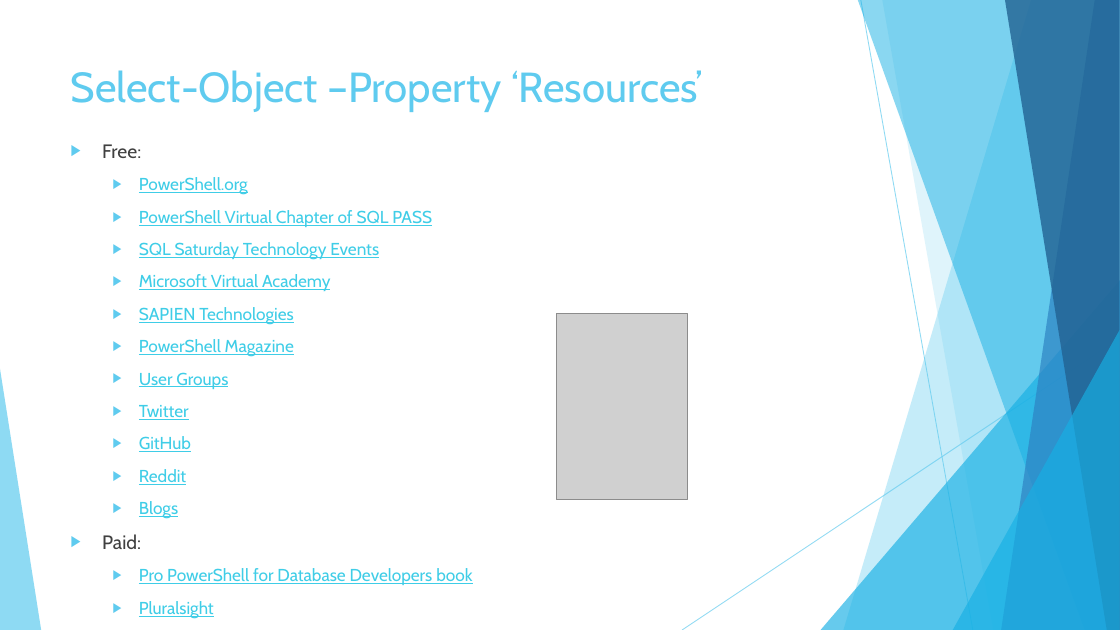
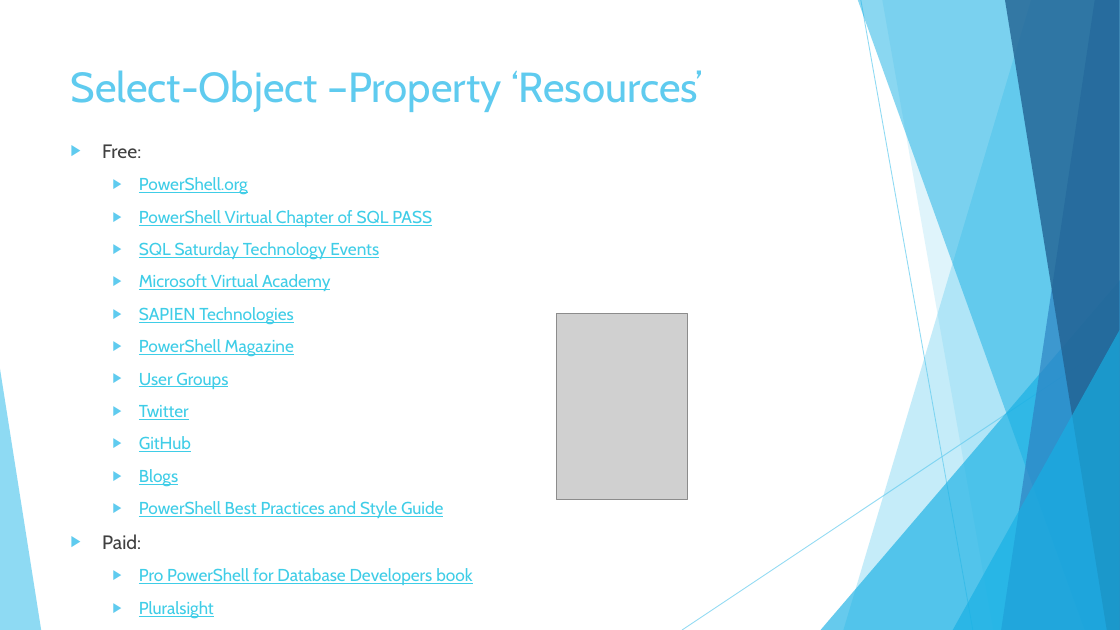
Before and after one commit to Sreekanth-1729/Powershell, a slide deck: slide 9 of PowerShell and DevOps Global Summit 2016/Unconventional SQL Server Tools in PowerShell/Unconventional SQL Server Tools in PowerShell.pptx (slide 7 before the commit). Drawn at 1120x630 pixels with LibreOffice and Linux fonts; fonts in the diff are those of the drawing; grey boxes stand for pictures. Boxes give left, top, right and bottom in pixels: in the first picture for what was removed or moved away, otherwise in the second. Text is boxed around its words. In the diff, an @@ line names an element or a change of style, - is before the commit and + after.

```diff
--- a/PowerShell and DevOps Global Summit 2016/Unconventional SQL Server Tools in PowerShell/Unconventional SQL Server Tools in PowerShell.pptx
+++ b/PowerShell and DevOps Global Summit 2016/Unconventional SQL Server Tools in PowerShell/Unconventional SQL Server Tools in PowerShell.pptx
@@ text at [139,469,186,485]: paragraph removed @@
-  ▶ Reddit
@@ text at [139,501,444,518]: paragraph added @@
+  ▶ PowerShell Best Practices and Style Guide
```
Also in this commit, not shown: 5 other slides changed, 1 slide added, 1 other file.
